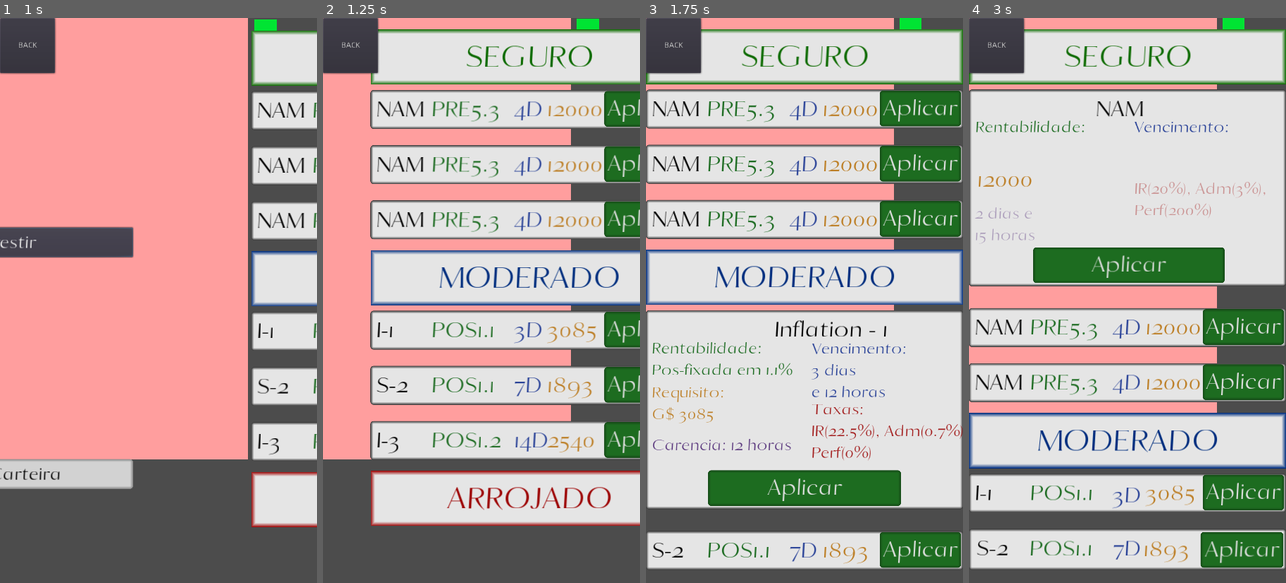
Above: before the commit, frames 1-4 (left to right).
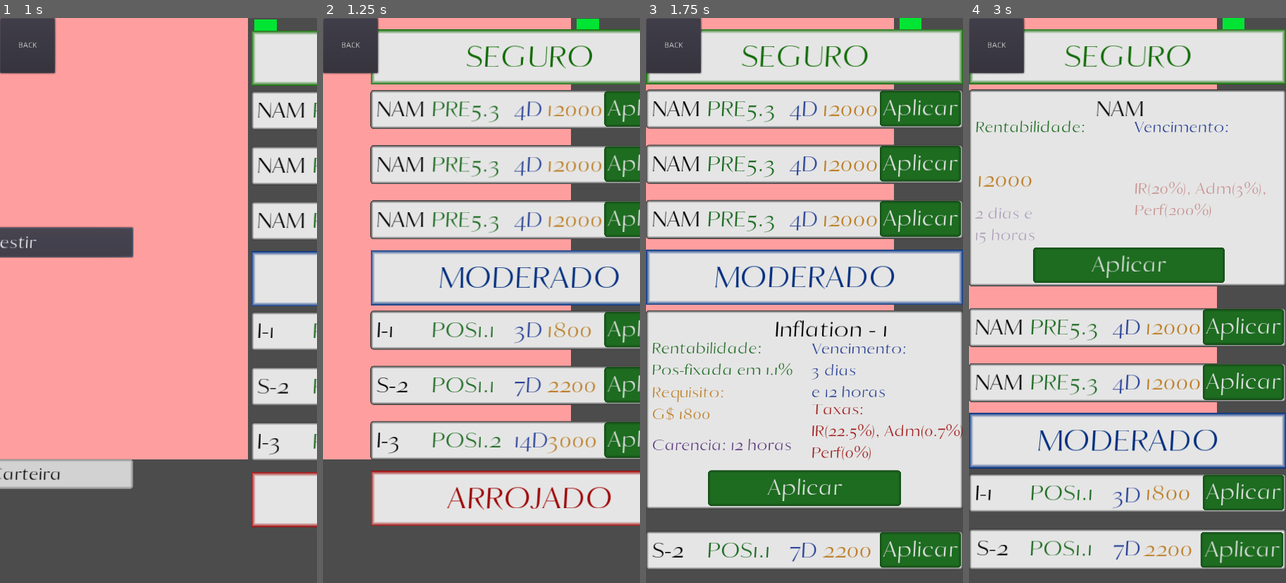
Above: after the commit, the same moments.

Repository: AndreMoukarzel/Grana-Preta
Game: Godot game, scene res://broker/Broker.tscn
Two runs of this game, one before a commit and one after it. Both use one fixed random seed, a clock stepped at 60 frames per second and the inputs below. This scene is started directly instead of the project's main scene.
Inputs:
- Up to frame 1 (1 s): click "Investir" at 0.5 s
- Up to frame 2 (1.25 s): no input
- Up to frame 3 (1.75 s): click "I-1" at 1.25 s
- Up to frame 4 (3 s): click "S-2" at 2 s; click "NAM" at 2.75 s

Frame 1 is identical in both runs. In frame 2, 0.6% of the frame differs, in the area x 70-87%, y 53-78%; in frame 3, 0.3%; in frame 4, 0.4%.
Error in both runs: Invalid get index '99' (on base: 'Array'). (res://broker/bond/BondGenerator.gd:37)

Commit message:
Simplify min_investment values

Diff:
--- a/broker/bond/BondGenerator.gd
+++ b/broker/bond/BondGenerator.gd
@@ -18,7 +18,7 @@
 func generate_safe_bond(possible_names, index_name):
 	var Bond = BondDisplay.add_bond(BondDisplay.SafeBonds)
 	var bond_name = possible_names[randi() % possible_names.size()]
-	var min_investment = 200 + randi() % 4801
+	var min_investment = 200 + (randi() % 49) * 100
 	var min_time = [round(rand_range(.0, .6)), (1 + randi() % 4) * 4]
 	var expiration = [min_time[0] + 4 + randi() % 4, min_time[1] + (randi() % 6) * 4]
 	var taxes = [22.5, rand_range(0.0, 2.5), 0] # IR, Adm, Performance
@@ -43,7 +43,7 @@
 func generate_moderate_bonds(possible_names):
 	var Bond = BondDisplay.add_bond(BondDisplay.ModerBonds)
 	var bond_name = possible_names[randi() % possible_names.size()]
-	var min_investment = 200 + randi() % 4801
+	var min_investment = 200 + (randi() % 49) * 100
 	var min_time = [round(rand_range(0, 1.8)), (1 + randi() % 4) * 4]
 	var expiration = [min_time[0] + 2 + randi() % 12, min_time[1] + (randi() % 6) * 4]
 	var taxes = [22.5, rand_range(0.0, 2.5), 0] # IR, Adm, Performance
